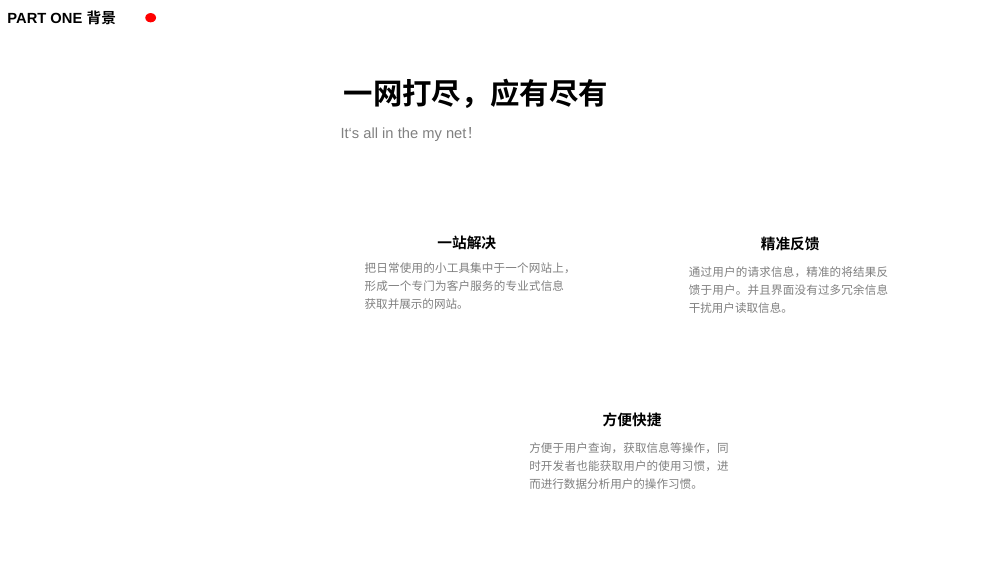
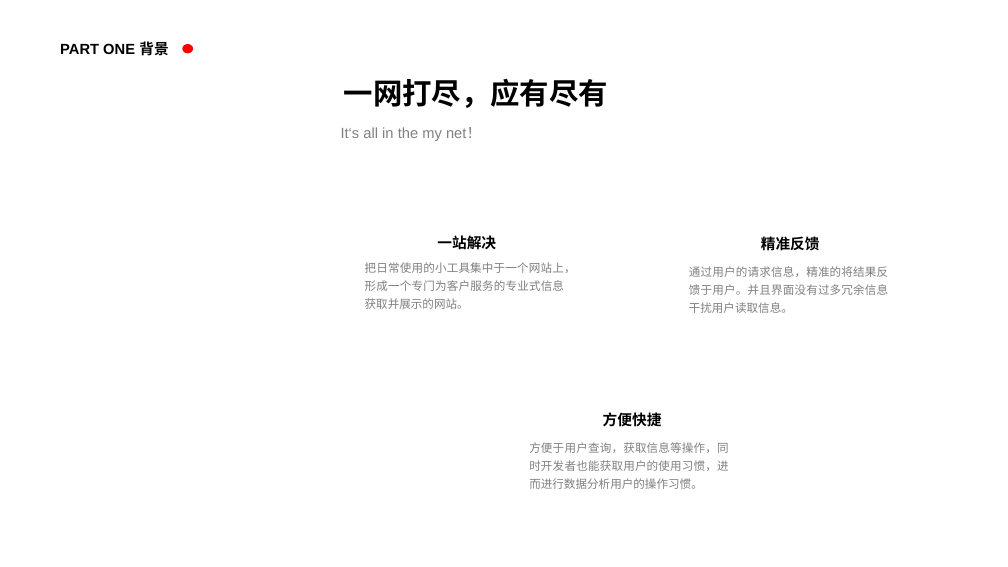
Before and after one commit to ShuoyuGong/Tool, a slide deck: slide 4 of Everything（TOOLS）.pptx. Drawn at 1008x567 pixels with LibreOffice and Linux fonts; fonts in the diff are those of the drawing; background and template pictures are left out. Boxes give left, top, right and bottom in pixels: in the first picture for what was removed or moved away, otherwise in the second. Text is boxed around its words. In the diff, an @@ line names an element or a change of style, - is before the commit and + after.

```diff
--- a/Everything（TOOLS）.pptx
+++ b/Everything（TOOLS）.pptx
@@ text "PART ONE 背景": place and size @@
-text "PART ONE 背景" at [7, 8, 116, 27]
+text "PART ONE 背景" at [60, 39, 168, 58]
@@ ellipse: place and size @@
-ellipse at [145, 13, 156, 22]
+ellipse at [182, 44, 193, 53]
```
Also in this commit, not shown: 8 other slides changed, 20 other files.
